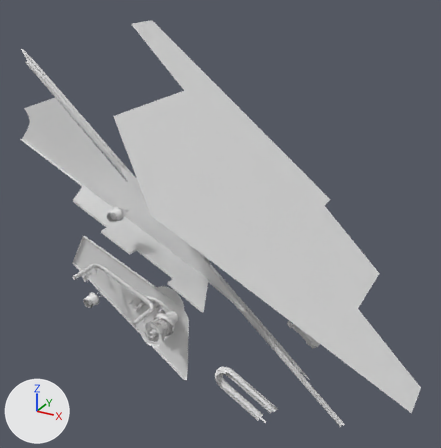
Two versions of the OBJ model DarkChaos-Dev/gameitems/Primitive.LM_L_LF1_Parts.obj, one commit apart.
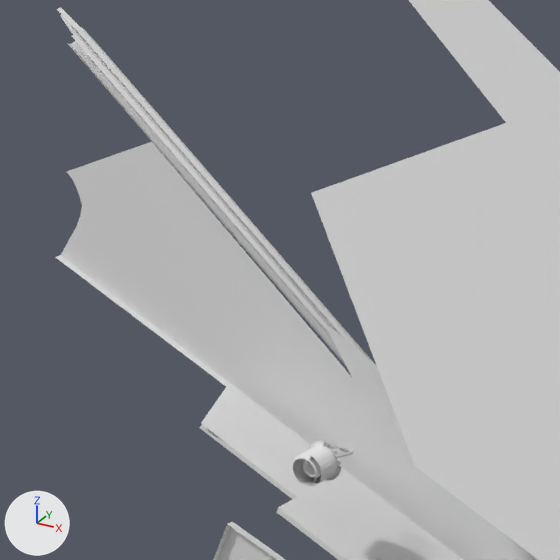
Each version is shown whole from a 50 mm camera at (409.0, -517.0, 607.0) aimed at (18.0, 195.0, 251.0), then close up on the part from 0% to 46% of the width and 10% to 56% of the height. The axes (+X, +Y, +Z) are drawn at lower left. The lights are the same throughout. Where no turn or scale is listed for an object, it has been applied to the vertices. Vertices at the same position are counted once.

The scene before the commit, as lines of its bpy script (objects in view):
```python
me_lm_l_lf1_parts = bpy.data.meshes.new('LM_L_LF1_Parts')
me_lm_l_lf1_parts.from_pydata(...)  # 3721 vertices, 5885 faces; spans x -284.0..323.0, y 22.0..386.0, z 24.0..512.0
ob_lm_l_lf1_parts = bpy.data.objects.new('LM_L_LF1_Parts', me_lm_l_lf1_parts)
ob_lm_l_lf1_parts.location = (0.0, 0.0, 0.0)
```
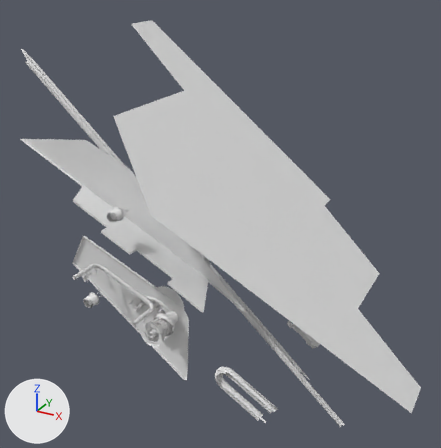
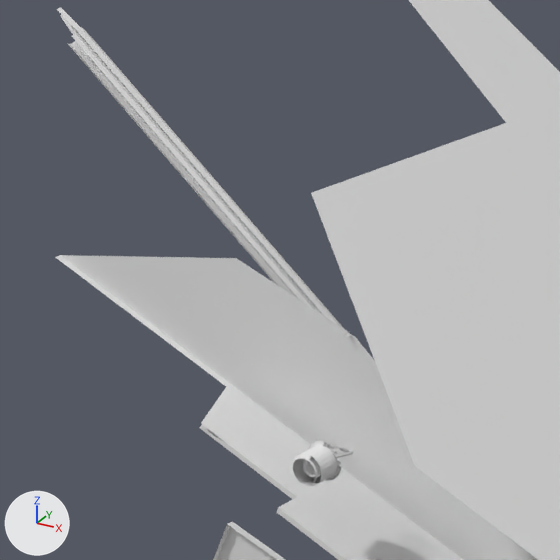
Boxes [x1, y1, x2, y2] around the edits, measured in the close-ups (560 x 560 px):
part 1 of me_lm_l_lf1_parts, cut back: before [61, 142, 538, 560]; after [61, 255, 536, 560]

Edits to the bpy script that builds the scene:
```text
Change me_lm_l_lf1_parts:
    used by ob_lm_l_lf1_parts; location = (0.0, 0.0, 0.0)
    remove me_lm_l_lf1_parts.from_pydata(...)  # 3721 vertices, 5885 faces; spans x -284.0..323.0, y 22.0..386.0, z 24.0..512.0
    add me_lm_l_lf1_parts.from_pydata(...)  # 3709 vertices, 5867 faces; spans x -284.0..323.0, y 22.0..386.0, z 24.0..512.0
    me_lm_l_lf1_parts part 1
    18 vertices are removed from x -240.0..-63.0, y 93.0, z 302.0..433.0
    27 faces are deleted
    1 vertex moves from x -40.0, y 93.0, z 334.0 to x -63.0, y 93.0, z 353.0
    6 vertices are added at (-132.0, 93.0, 381.0), (-66.0, 93.0, 354.0), (-67.0, 93.0, 355.0), (-66.0, 89.0, 354.0), (-65.0, 93.0, 353.0), (-65.0, 89.0, 353.0)
    9 new faces join them
```
